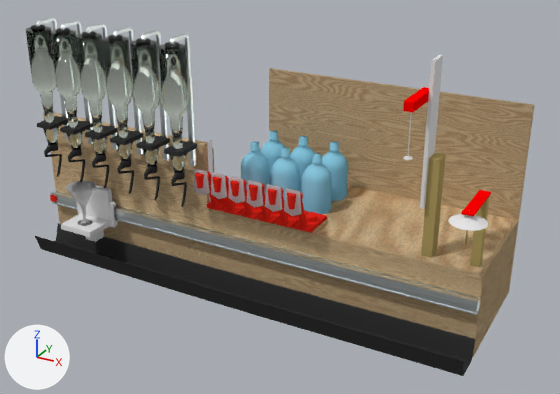
One commit to the Blender file cad/barbot.blend: the scene before it, then after it.
One viewpoint serves both versions: a camera (50 mm lens) standing at (1.892, -1.812, 1.258) and looking at (0.829, 0.12, 0.292). The axes (+X, +Y, +Z) are drawn at lower left. The lights are the same throughout.

Names of what the first picture shows: 'CO2Tap', 'DripTray', 'OpticBitsLower', 'OpticFrontBoard', 'Rail.000', 'Rail.001', 'Right BoxEndBoard', 'RightBoxBackBoard', 'RightBoxBaseBoard.001', 'RightBoxFrontBoard', 'StirrerMetal', 'UmbrellaDropper.003'.
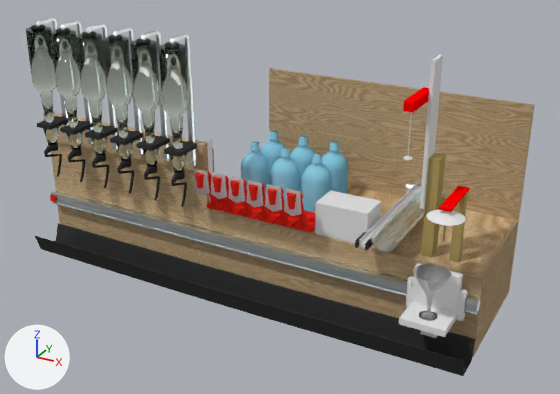
Commit message: more packing stuff, add new dispensers to main model

Pixel boxes (x1, y1, x2, y2) of what changed, in the pictures (560 x 394 px):
'Rail.001', moved
    before: (61, 185, 118, 242)
    after: (399, 263, 468, 338)
'UmbrellaDropper.003', moved
    before: (448, 190, 491, 267)
    after: (426, 186, 470, 262)
'Cube', added
    after: (315, 191, 381, 243)
'Rail.002', moved
    before: (66, 181, 96, 226)
    after: (413, 264, 451, 321)
'LemonDispenser', added
    after: (371, 186, 443, 252)
'CherryDispenser', added
    after: (355, 182, 420, 250)
    faces in mat_material_004 (white #e7e7e7): (359, 183, 420, 248)

What changed in the scene script:
```text
Add mat_metal_002:
    mat_metal_002 = bpy.data.materials.new('metal.002')
    # nodes: BsdfAnisotropic, Gamma, Math, Mix, MixShader, OutputMaterial, RGBToBW, TexNoise, TexVoronoi, Value
    # colours: white #efffff
Add mat_black_plastic_001:
    mat_black_plastic_001 = bpy.data.materials.new('Black plastic.001')
    # nodes: BsdfAnisotropic, BsdfDiffuse, MixShader, OutputMaterial
    # colours: black #353535, grey #727272
Add mat_metal_001:
    mat_metal_001 = bpy.data.materials.new('metal.001')
    # nodes: BsdfAnisotropic, Gamma, Math, Mix, MixShader, OutputMaterial, RGBToBW, TexNoise, TexVoronoi, Value
    # colours: white #efffff
Add mat_material_004:
    mat_material_004 = diffuse_material('Material.004')
    mat_material_004.base_color = (0.8, 0.8, 0.8)  # white #e7e7e7
Add me_cube_001:
    me_cube_001.from_pydata(...)  # a box spanning x 0.0..2.0, y -1.0..1.0, z -1.0..1.0
Add me_cylinder_007:
    me_cylinder_007.from_pydata(...)  # 168 vertices, 169 faces; spans x -1.8..1.8, y -1.0..1.7, z -1.0..14.3
    me_cylinder_007.materials.append(mat_metal_002)
Add me_cylinder_006:
    me_cylinder_006.from_pydata(...)  # 96 vertices, 56 faces; spans x -1.0..1.0, y -25.0..1.8, z -1.0..3.7
    # faces by material slot: [34, 12, 10]
    me_cylinder_006.materials.append(mat_metal_001)
    me_cylinder_006.materials.append(mat_black_plastic_001)
    me_cylinder_006.materials.append(mat_material_004)  # white #e7e7e7
Change ob_rail_001:
    ob_rail_001.location: (0.176, -0.0691, 0.0789) -> (1.359, -0.0691, 0.0789)
Change ob_umbrelladropper_003:
    ob_umbrelladropper_003.location: (1.464, -0.071, 0.46) -> (1.407, -0.071, 0.46)
Add ob_cube:
    ob_cube = bpy.data.objects.new('Cube', me_cube_001)
    ob_cube.location = (1.005, 0.061, 0.304)
    ob_cube.scale = (0.08, 0.05, 0.05)
Add ob_lemondispenser:
    ob_lemondispenser = bpy.data.objects.new('LemonDispenser', me_cylinder_007)
    ob_lemondispenser.location = (1.245, 0.355, 0.294)
    ob_lemondispenser.rotation_euler = (1.571, 0.0, 0.0)  # degrees (90, 0, 0)
    ob_lemondispenser.scale = (0.021, 0.021, 0.0295)
Add ob_cherrydispenser:
    ob_cherrydispenser = bpy.data.objects.new('CherryDispenser', me_cylinder_006)
    ob_cherrydispenser.location = (1.167, 0.354, 0.303)
    ob_cherrydispenser.rotation_euler = (0.0, 1.571, 0.0)  # degrees (0, 90, 0)
    ob_cherrydispenser.scale = (0.0175, 0.0175, 0.0105)
```
